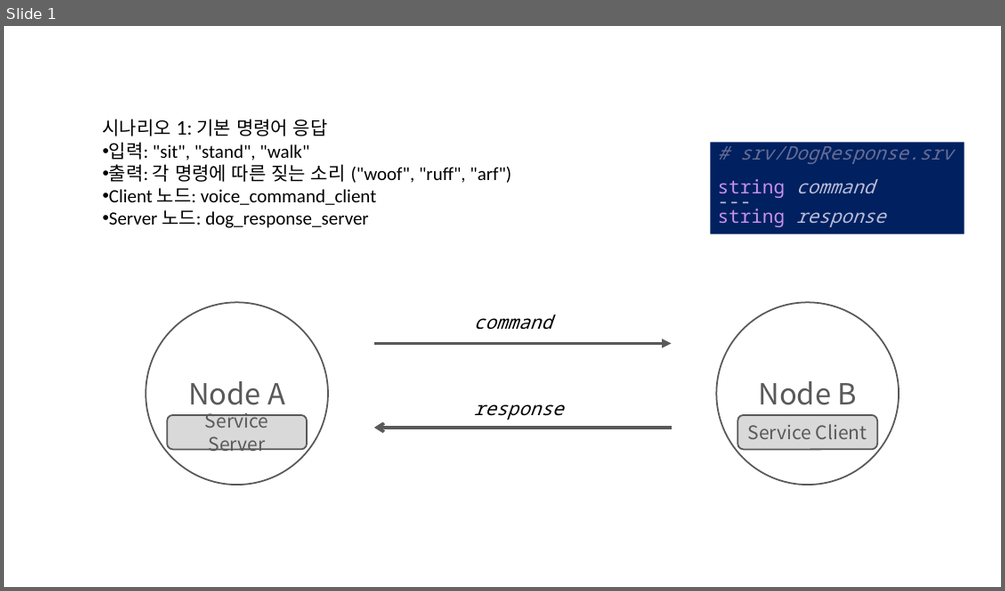
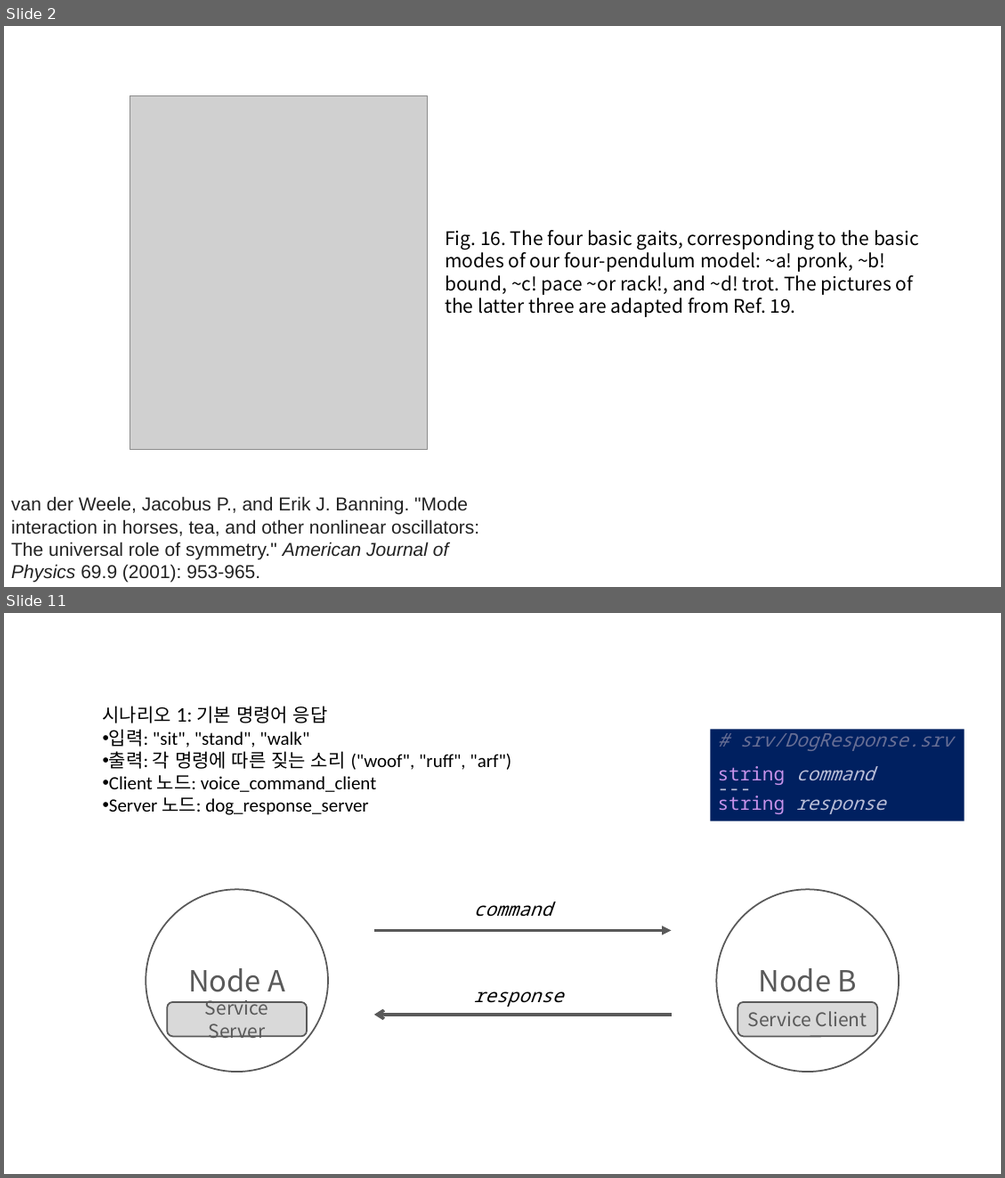
Before and after one commit to redEddie/CROS0218, a slide deck: 프레젠테이션1.pptx. Shown one above the other, each under a label of ours: slide 1 before the commit, slides 2 and 11 after it; the slides between them are not shown. The pictures are 1005x591 and 1005x1178 pixels, drawn with LibreOffice and Linux fonts; fonts in the diff are those of the drawing; grey boxes stand for pictures. Boxes give left, top, right and bottom in pixels: in the first picture for what was removed or moved away, otherwise in the second. Text is boxed around its words. In the diff, an @@ line names an element or a change of style, - is before the commit and + after.

```diff
--- a/프레젠테이션1.pptx
+++ b/프레젠테이션1.pptx
@@ slide 2 added at (x1=4, y1=26, x2=1001, y2=587), background #FFFFFF @@
@@ picture added at (x1=130, y1=95, x2=428, y2=450) @@
@@ text added at (x1=445, y1=230, x2=919, y2=317), 18 pt, text #000000 @@
+Fig. 16. The four basic gaits, corresponding to the basic modes of our four-pendulum model: ~a! pronk, ~b! bound, ~c! pace ~or rack!, and ~d! trot. The pictures of the latter three are adapted from Ref. 19.
@@ text added at (x1=11, y1=496, x2=479, y2=581), 18 pt, text #222222 @@
+van der Weele, Jacobus P., and Erik J. Banning. "Mode interaction in horses, tea, and other nonlinear oscillators: The universal role of symmetry." American Journal of Physics 69.9 (2001): 953-965.
@@ what was slide 1 is now slide 11 @@
```
Also in this commit, not shown: 9 other slides added.
